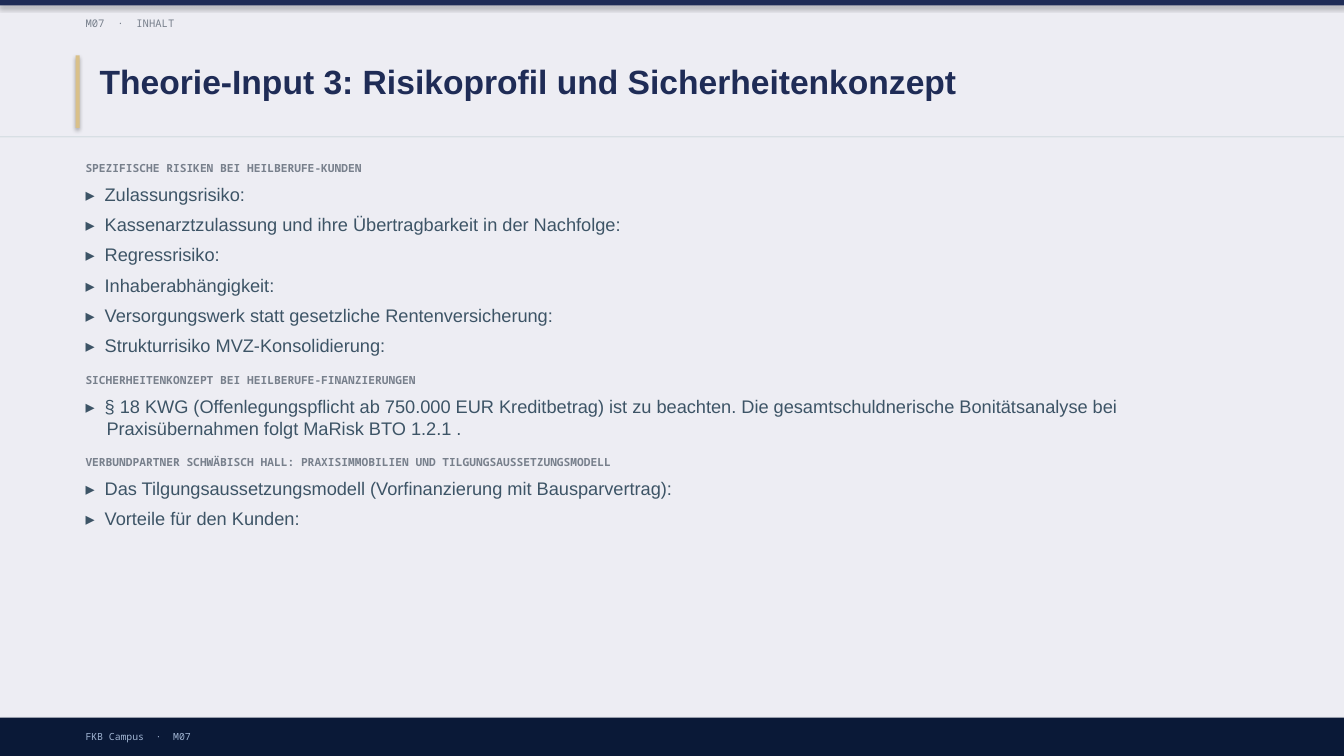
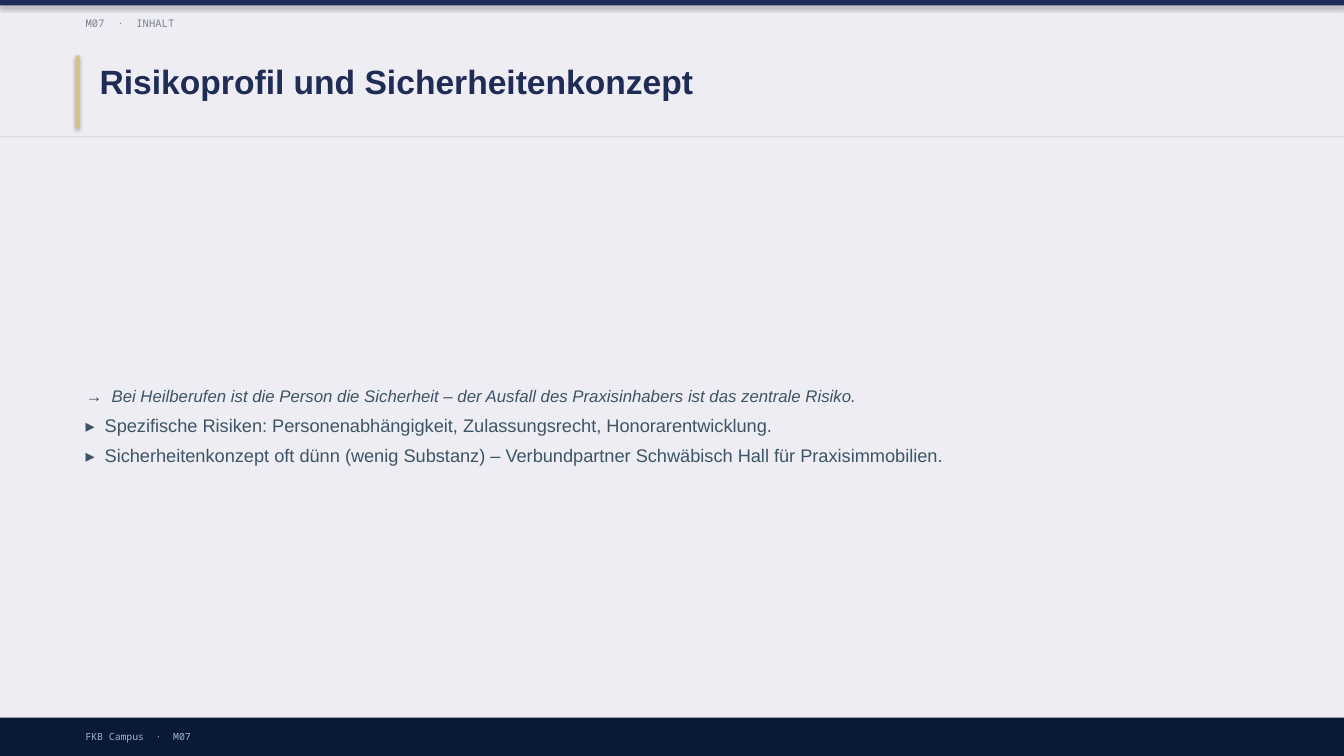
Before and after one commit to ck5rqc47pr-byte/firmenkundenakademie-online, a slide deck: slide 10 of protected-downloads/praesentation/M07.pptx (slide 8 before the commit). Drawn at 1344x756 pixels with LibreOffice and Linux fonts; fonts in the diff are those of the drawing. Boxes give left, top, right and bottom in pixels: in the first picture for what was removed or moved away, otherwise in the second. Text is boxed around its words. In the diff, an @@ line names an element or a change of style, - is before the commit and + after.

```diff
--- a/protected-downloads/praesentation/M07.pptx
+++ b/protected-downloads/praesentation/M07.pptx
@@ text at <box>100,69,694,101</box>: text changed @@
-Theorie-Input 3: Risikoprofil und Sicherheitenkonzept
+Risikoprofil und Sicherheitenkonzept
@@ text "→ Bei Heilberufen ist die ..." at <box>105,390,942,466</box>: vertical alignment top to middle @@
@@ text at <box>105,390,942,466</box>: text changed @@
-SPEZIFISCHE RISIKEN BEI HEILBERUFE-KUNDEN
-▸ Zulassungsrisiko:
-▸ Kassenarztzulassung und ihre Übertragbarkeit in der Nachfolge:
-▸ Regressrisiko:
-▸ Inhaberabhängigkeit:
-▸ Versorgungswerk statt gesetzliche Rentenversicherung:
-▸ Strukturrisiko MVZ-Konsolidierung:
-SICHERHEITENKONZEPT BEI HEILBERUFE-FINANZIERUNGEN
-▸ § 18 KWG (Offenlegungspflicht ab 750.000 EUR Kreditbetrag) ist zu beachten. Die gesamtschuldnerische Bonitätsanalyse bei Praxisübernahmen folgt MaRisk BTO 1.2.1 .
-VERBUNDPARTNER SCHWÄBISCH HALL: PRAXISIMMOBILIEN UND TILGUNGSAUSSETZUNGSMODELL
-▸ Das Tilgungsaussetzungsmodell (Vorfinanzierung mit Bausparvertrag):
-▸ Vorteile für den Kunden:
+→ Bei Heilberufen ist die Person die Sicherheit – der Ausfall des Praxisinhabers ist das zentrale Risiko.
+▸ Spezifische Risiken: Personenabhängigkeit, Zulassungsrecht, Honorarentwicklung.
+▸ Sicherheitenkonzept oft dünn (wenig Substanz) – Verbundpartner Schwäbisch Hall für Praxisimmobilien.
```
Also in this commit, not shown: 3 other slides changed, 7 slides added, 4 slides removed, 1 other file.
